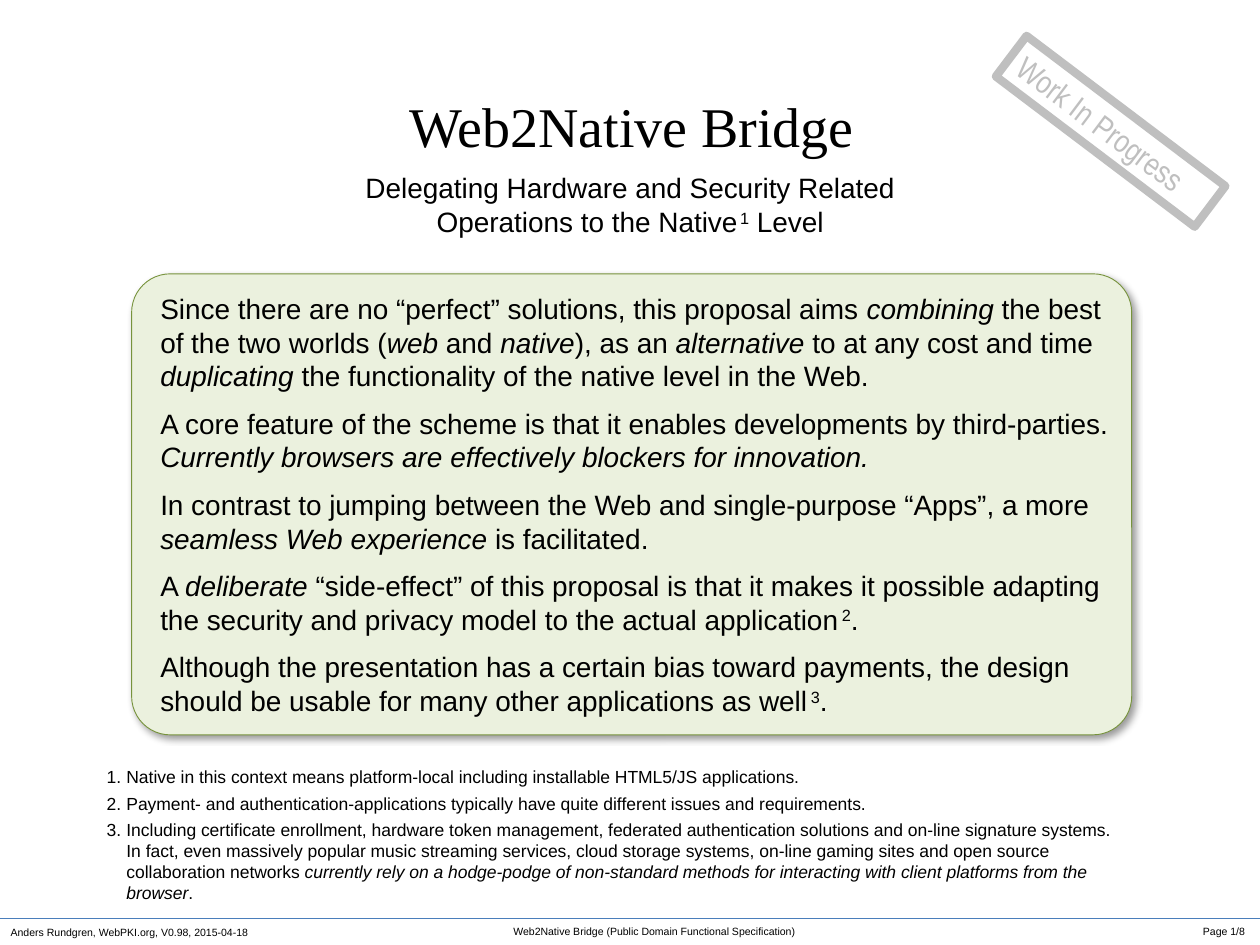
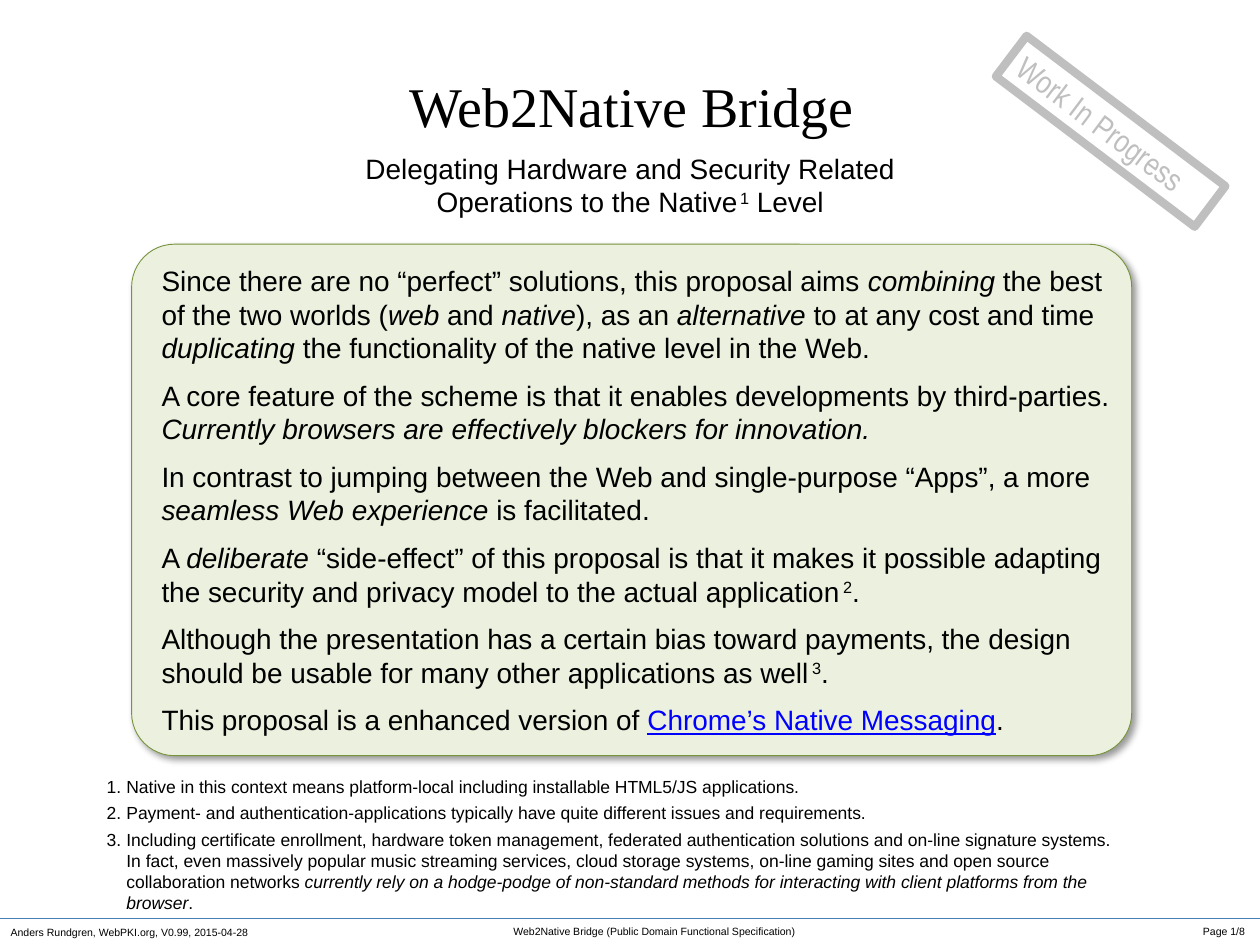
Before and after one commit to cyberphone/openkeystore.old, a slide deck: slide 1 of resources/docs/web2native-bridge.pptx. Drawn at 1260x945 pixels with LibreOffice and Linux fonts; fonts in the diff are those of the drawing. Boxes give left, top, right and bottom in pixels: in the first picture for what was removed or moved away, otherwise in the second. Text is boxed around its words. In the diff, an @@ line names an element or a change of style, - is before the commit and + after.

Commit message:
added reference to Chrome Native Messaging and W3C Web Messaging

```diff
--- a/resources/docs/web2native-bridge.pptx
+++ b/resources/docs/web2native-bridge.pptx
@@ text "Web2Native Bridge": place and size @@
-text "Web2Native Bridge" at bbox=[409, 108, 853, 158]
+text "Web2Native Bridge" at bbox=[409, 88, 853, 138]
@@ text "Delegating Hardware and Security Related ...": place and size @@
-text "Delegating Hardware and Security Related ..." at bbox=[365, 177, 894, 237]
+text "Delegating Hardware and Security Related ..." at bbox=[365, 158, 894, 217]
@@ rounded rectangle "Since there are no “perfect” ...": place and size @@
-rounded rectangle "Since there are no “perfect” ..." at bbox=[131, 273, 1131, 735]
+rounded rectangle "Since there are no “perfect” ..." at bbox=[131, 244, 1131, 756]
@@ text in rounded rectangle at bbox=[162, 628, 1070, 688]: more space between paragraphs @@
@@ text in rounded rectangle at bbox=[162, 709, 1004, 735]: paragraph added @@
+This proposal is a enhanced version of Chrome’s Native Messaging.
@@ text "Native in this context means ...": place and size @@
-text "Native in this context means ..." at bbox=[126, 770, 1111, 899]
+text "Native in this context means ..." at bbox=[126, 780, 1111, 909]
@@ text at bbox=[11, 928, 248, 938]: text changed @@
-Anders Rundgren, WebPKI.org, V0.98, 2015-04-18
+Anders Rundgren, WebPKI.org, V0.99, 2015-04-28
```
Also in this commit, not shown: 7 other slides changed, 1 other file.
